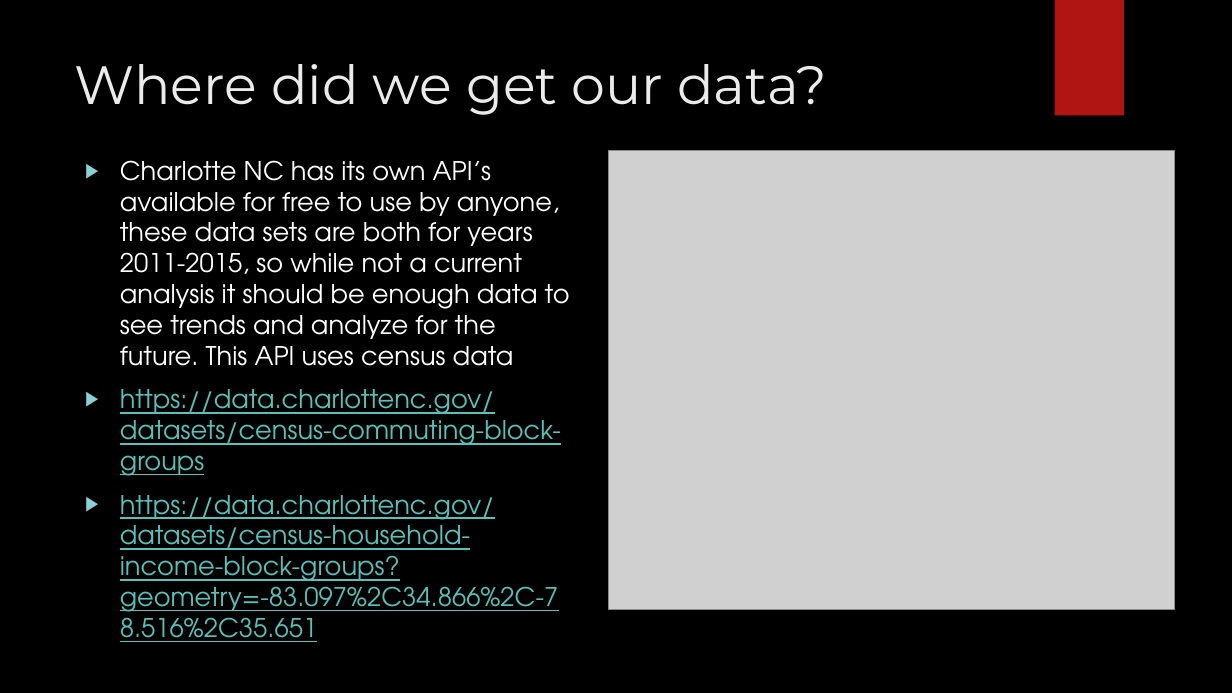
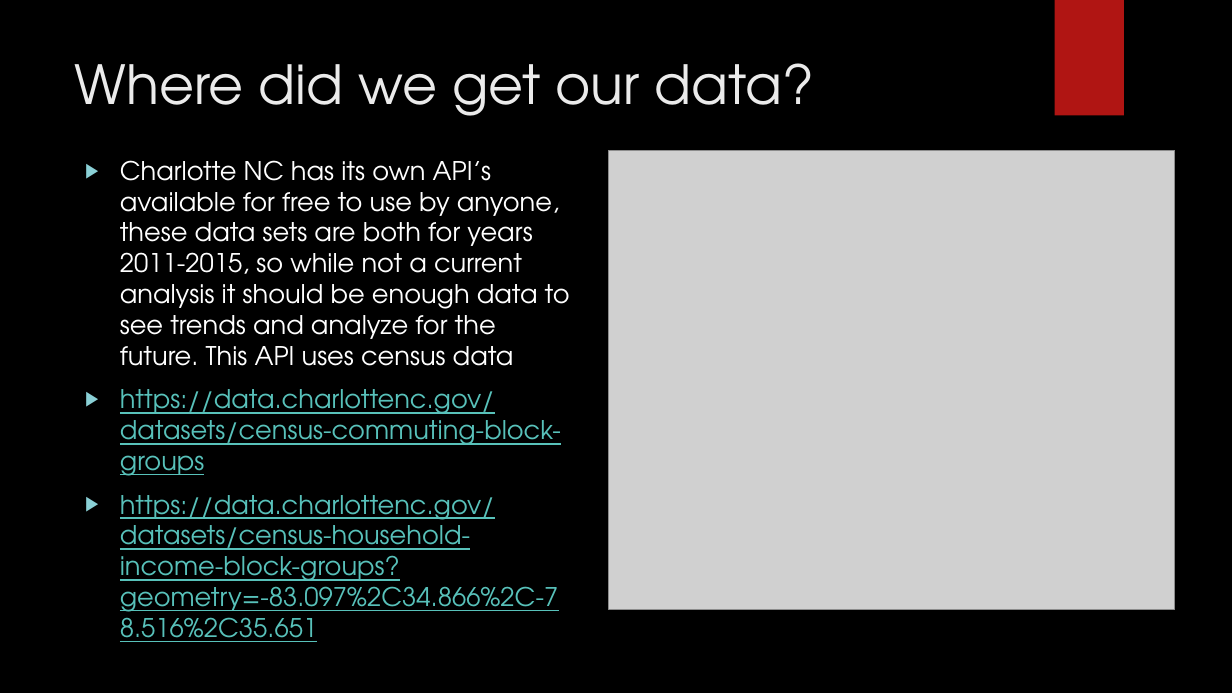
Before and after one commit to Apex8/Charlotte-income-vs-commute-analysis, a slide deck: slide 4 of Charlotte income vs commute.pptx. Drawn at 1232x693 pixels with LibreOffice and Linux fonts; fonts in the diff are those of the drawing; grey boxes stand for pictures; background and template pictures are left out. Boxes give left, top, right and bottom in pixels: in the first picture for what was removed or moved away, otherwise in the second. Text is boxed around its words. In the diff, an @@ line names an element or a change of style, - is before the commit and + after.

```diff
--- a/Charlotte income vs commute.pptx
+++ b/Charlotte income vs commute.pptx
@@ title "Where did we get our ..." at <box>75,63,814,116</box>: font Montserrat to TeX Gyre Adventor @@
```
Also in this commit, not shown: 3 other slides changed, 4 slides added.
